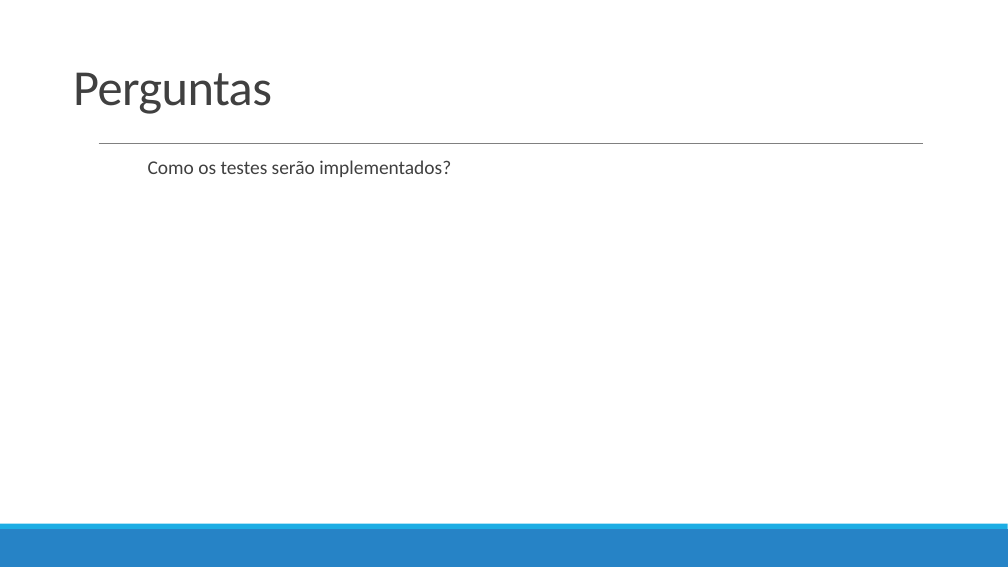
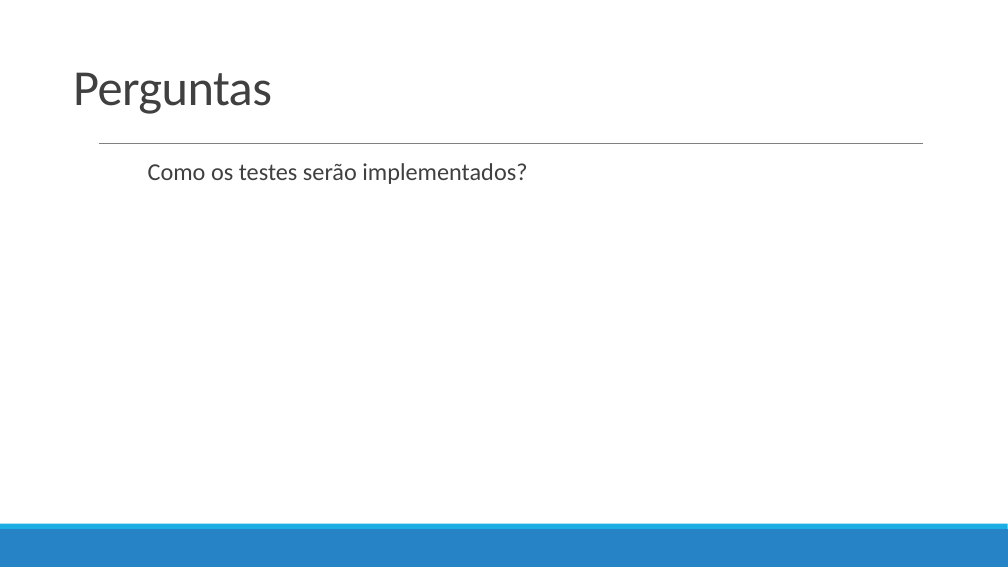
Before and after one commit to ruhansanabria/Puc_Lean2016, a slide deck: slide 9 of Apresentações/TRE DMAIC - Improve -FollowUP.pptx (slide 8 before the commit). Drawn at 1008x567 pixels with LibreOffice and Linux fonts; fonts in the diff are those of the drawing. Boxes give left, top, right and bottom in pixels: in the first picture for what was removed or moved away, otherwise in the second. Text is boxed around its words. In the diff, an @@ line names an element or a change of style, - is before the commit and + after.

```diff
--- a/Apresentações/TRE DMAIC - Improve -FollowUP.pptx
+++ b/Apresentações/TRE DMAIC - Improve -FollowUP.pptx
@@ text "Como os testes serão implementados?" at (148, 163, 527, 184): size 18.5 to 23.1 pt; line spacing 0.8 to 0.9 @@
```
Also in this commit, not shown: 5 other slides changed, 16 slides added, 1 slide removed.
